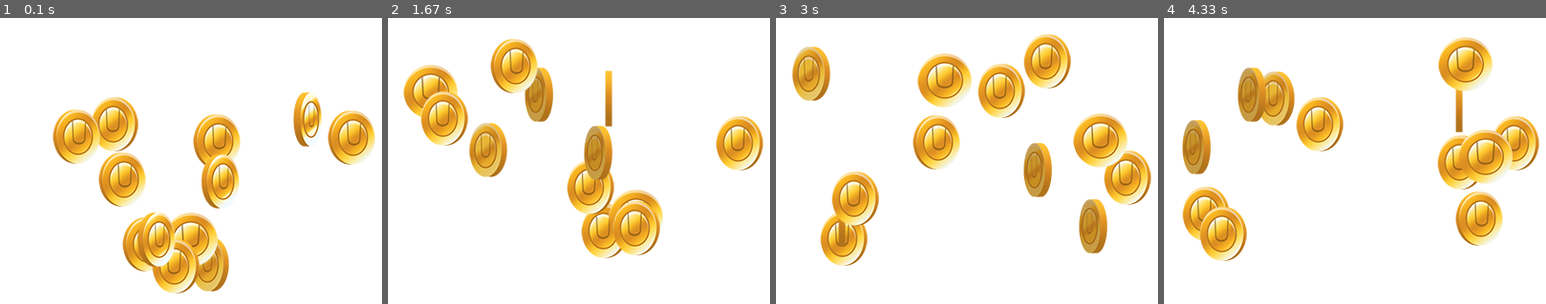
Above: before the commit, frames 1-4 (left to right).
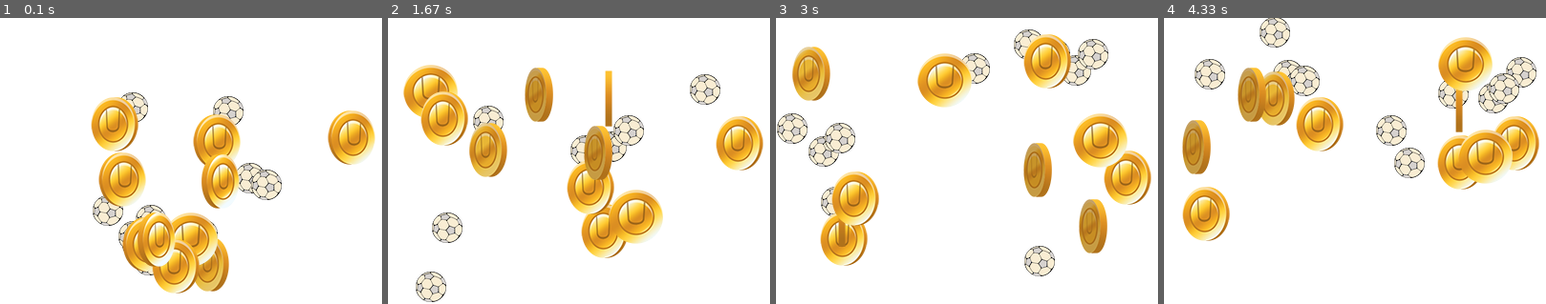
Above: after the commit, the same moments.

Repository: PianoCK/PROG2_WS23
Game: pygame game, started from Vorlesung 2 pygame/main.py
Two runs of this game, one before a commit and one after it. Both use one fixed random seed, a clock stepped at 60 frames per second and the inputs below.
Inputs:
- Up to frame 1 (0.1 s): no input
- Up to frame 2 (1.67 s): no input
- Up to frame 3 (3 s): no input
- Up to frame 4 (4.33 s): no input

The runs differ from the first frame. In frame 1, 5.8% of the frame differs, in the area x 13-85%, y 26-90%; in frame 2, 7.3%; in frame 3, 8.6%; in frame 4, 9.4%, in the area x 8-98%, y 0-85%.

Commit message:
Flyweight

Diff:
--- a/Vorlesung 2 pygame/main.py
+++ b/Vorlesung 2 pygame/main.py
@@ -46,15 +46,22 @@
     image_dict["coin"+str(nr)] = pygame.image.load(os.path.join(
         game_folder, '_images/coin'+str(nr)+'.png')).convert_alpha()
 
+image_dict["ball"] = pygame.image.load(os.path.join(
+    game_folder, '_images/ball.png')).convert_alpha()
 sprites = []
 
-# Coin Factory
-for _ in range(12):
+# Sprite Factory
+for _ in range(10):
+    sprites.append(Ball(random.randint(64, WIDTH - 64),
+                        random.randint(64, HEIGHT - 64),
+                        random.choice([-3, -2, -1, 1, 2, 3]),
+                        random.choice([-3, -2, -1, 1, 2, 3]), image_dict))
+
+for _ in range(10):
     sprites.append(Coin(random.randint(64, WIDTH - 64),
                         random.randint(64, HEIGHT - 64),
                         random.choice([-3, -2, -1, 1, 2, 3]),
-                        random.choice([-3, -2, -1, 1, 2, 3]),
-                        image_dict))
+                        random.choice([-3, -2, -1, 1, 2, 3]), image_dict))
 
 running = True
 
--- a/Vorlesung 2 pygame/sprites.py
+++ b/Vorlesung 2 pygame/sprites.py
@@ -1,3 +1,6 @@
+
+import pygame
+import os
 from settings import *
 import random
 from abc import ABC, abstractmethod
@@ -7,6 +10,33 @@
     @abstractmethod
     def update():
         pass
+
+
+class Ball(Sprite):
+    def __init__(self, x, y, vx, vy, image_dict):
+        self.x = x
+        self.y = y
+        self.vx = vx
+        self.vy = vy
+        game_folder = os.path.dirname(__file__)
+        self.image = image_dict["ball"]
+        self.imageRect = self.image.get_rect()
+        print(id(self.image))
+
+    def update(self):
+
+        # Kollision am Rand
+        if self.imageRect.right >= WIDTH or self.imageRect.left <= 0:
+            self.vx = self.vx * -1
+        if self.imageRect.bottom >= HEIGHT or self.imageRect.top <= 0:
+            self.vy = self.vy * -1
+
+        # Bewegungsgleichung
+        self.x = self.x + self.vx
+        self.y = self.y + self.vy
+
+        # Aktualsierung
+        self.imageRect.topleft = (self.x, self.y)
 
 
 class Coin(Sprite):
